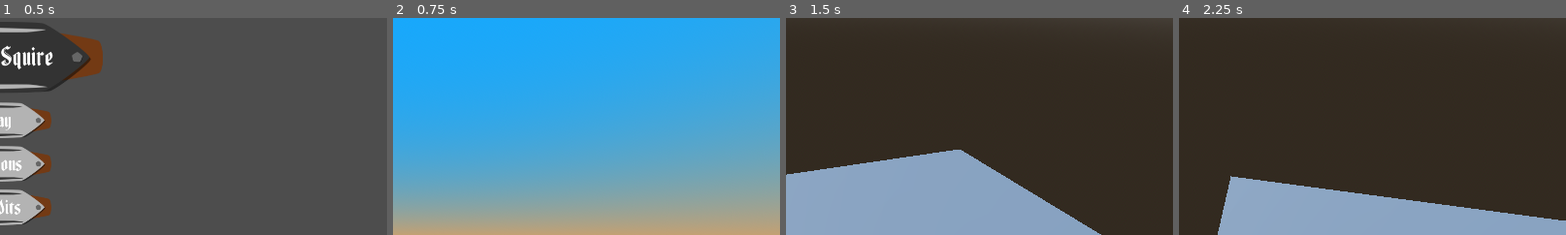
Above: before the commit, frames 1-4 (left to right).
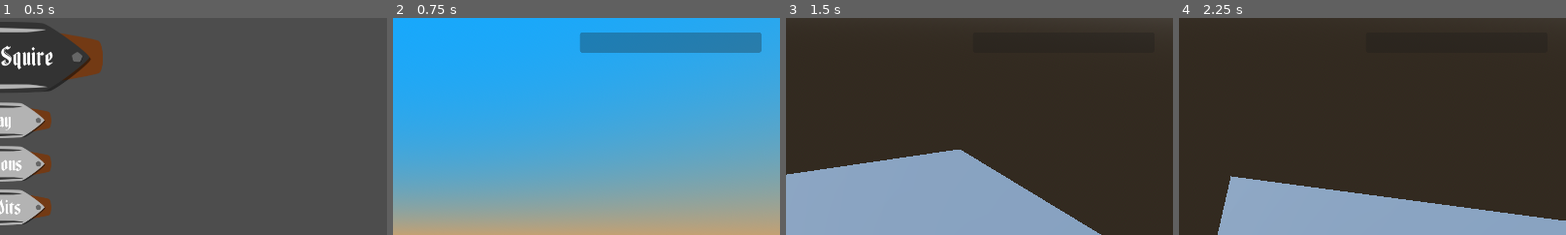
Above: after the commit, the same moments.

Repository: CodeyWinslow/brackeys_2025_1
Game: Godot game, scene res://scenes/GUI/main_menu.tscn
The game is run twice, just before and just after one commit, with the same random seed, the same clock (stepped at 60 frames per second) and the same inputs.
Inputs (mouse positions are % of the whole screen's width and height, from its top left):
- Up to frame 1 (0.5 s): no input
- Up to frame 2 (0.75 s): click "Play" at 0.5 s
- Up to frame 3 (1.5 s): tap Enter at 1.25 s; move the mouse to (55, 50) at 1.27 s; press the mouse at (55, 50) at 1.28 s; hold Up from 1.28 s (still down)
- Up to frame 4 (2.25 s): keep holding Up; tap Space at 2 s; move the mouse to (45, 50) at 2.02 s; release the mouse at (45, 50) at 2.03 s; tap Tab at 2.1 s
The pictures show only the part of the screen within x 50-100%, y 0-50%; the shares and areas given below are measured in that part.

Frame 1 is identical in both runs. In frame 2, 4.4% of the frame differs, in the area x 48-96%, y 6-17%; in frame 3, less than 0.1%; in frame 4, less than 0.1%.

Commit message:
Add HUD, placeholder crosshair, and chaos system debug command

Diff:
--- /dev/null
+++ b/godot/brackeyssnipergame/prefabs/director.tscn
@@ -0,0 +1,30 @@
+[gd_scene load_steps=7 format=3 uid="uid://dnbwy5ot20x5l"]
+
+[ext_resource type="Script" path="res://scripts/gameplay/gameplay_director.gd" id="1_nyypg"]
+[ext_resource type="PackedScene" uid="uid://c8ak1ey0sgq60" path="res://prefabs/player.tscn" id="2_qjdkg"]
+[ext_resource type="Script" path="res://scripts/gameplay/incident_system.gd" id="3_a8aa7"]
+[ext_resource type="Script" path="res://scripts/gameplay/chaos_system.gd" id="4_cyk3e"]
+[ext_resource type="Script" path="res://scripts/resources/res_chaos_config.gd" id="5_fy21w"]
+
+[sub_resource type="Resource" id="Resource_dt1ow"]
+script = ExtResource("5_fy21w")
+initial_chaos = 0
+chaos_threshold = 100
+decay_amount = 1
+decay_time = 1.0
+
+[node name="Director" type="Node" node_paths=PackedStringArray("chaos_system", "incident_system")]
+script = ExtResource("1_nyypg")
+player_prefab = ExtResource("2_qjdkg")
+chaos_system = NodePath("ChaosSystem")
+incident_system = NodePath("IncidentSystem")
+
+[node name="IncidentSystem" type="Node" parent="." node_paths=PackedStringArray("chaos_system")]
+script = ExtResource("3_a8aa7")
+chaos_system = NodePath("")
+
+[node name="ChaosSystem" type="Node" parent="."]
+script = ExtResource("4_cyk3e")
+config = SubResource("Resource_dt1ow")
+
+[node name="AISystem" type="Node" parent="."]
--- a/godot/brackeyssnipergame/scenes/stages/wedding_stage.tscn
+++ b/godot/brackeyssnipergame/scenes/stages/wedding_stage.tscn
@@ -1,20 +1,11 @@
-[gd_scene load_steps=11 format=3 uid="uid://bxi3joe7riqat"]
+[gd_scene load_steps=8 format=3 uid="uid://bxi3joe7riqat"]
 
-[ext_resource type="PackedScene" uid="uid://c8ak1ey0sgq60" path="res://prefabs/player.tscn" id="1_cebmv"]
-[ext_resource type="Script" path="res://scripts/gameplay/gameplay_director.gd" id="2_vvwnj"]
-[ext_resource type="Script" path="res://scripts/gameplay/incident_system.gd" id="3_hpjq5"]
-[ext_resource type="Script" path="res://scripts/gameplay/chaos_system.gd" id="3_j7k0g"]
-[ext_resource type="Script" path="res://scripts/resources/res_chaos_config.gd" id="4_6cog3"]
+[ext_resource type="PackedScene" uid="uid://dnbwy5ot20x5l" path="res://prefabs/director.tscn" id="1_uvbfl"]
+[ext_resource type="Script" path="res://scripts/GUI/hud.gd" id="2_skfys"]
+[ext_resource type="Texture2D" uid="uid://b8m44jalstqwr" path="res://assets/textures/crosshair.png" id="3_lj7vg"]
 
 [sub_resource type="StandardMaterial3D" id="StandardMaterial3D_hoyb3"]
 albedo_color = Color(0.295867, 0.295866, 0.295866, 1)
-
-[sub_resource type="Resource" id="Resource_pv35o"]
-script = ExtResource("4_6cog3")
-initial_chaos = 0
-chaos_threshold = 100
-decay_amount = 1
-decay_time = 1.0
 
 [sub_resource type="ProceduralSkyMaterial" id="ProceduralSkyMaterial_00btf"]
 sky_top_color = Color(0.0859256, 0.659093, 1, 1)
@@ -29,14 +20,14 @@
 
 [node name="WeddingStage" type="Node3D"]
 
-[node name="Geo" type="Node3D" parent="."]
+[node name="StaticGeo" type="Node3D" parent="."]
 
-[node name="CSGBox3D" type="CSGBox3D" parent="Geo"]
+[node name="CSGBox3D" type="CSGBox3D" parent="StaticGeo"]
 transform = Transform3D(1, 0, 0, 0, 1, 0, 0, 0, 1, 0, -0.249512, 0)
 use_collision = true
 size = Vector3(7.93555, 0.500977, 6.92871)
 
-[node name="CSGBox3D2" type="CSGBox3D" parent="Geo"]
+[node name="CSGBox3D2" type="CSGBox3D" parent="StaticGeo"]
 transform = Transform3D(1, 0, 0, 0, 1, 0, 0, 0, 1, -3.67669, 1.72684, 3.20924)
 use_collision = true
 size = Vector3(0.568359, 3.46631, 0.494141)
@@ -47,26 +38,61 @@
 [node name="DirectionalLight3D" type="DirectionalLight3D" parent="Lighting"]
 transform = Transform3D(-0.840292, 0.440026, -0.31668, 2.53848e-08, 0.584136, 0.811656, 0.542133, 0.682028, -0.490845, 1.2111, 3.89935, -8.40177)
 
+[node name="WorldEnvironment" type="WorldEnvironment" parent="Lighting"]
+environment = SubResource("Environment_scjjs")
+
+[node name="SmartObjects" type="Node3D" parent="."]
+
 [node name="PlayerAnchors" type="Node3D" parent="."]
 
 [node name="PlayerAnchor1" type="Node3D" parent="PlayerAnchors"]
 transform = Transform3D(0.662803, 0, -0.748794, 0, 1, 0, 0.748794, 0, 0.662803, -3.68723, 4.03623, 3.20487)
 
-[node name="Director" type="Node" parent="." node_paths=PackedStringArray("player_anchors", "chaos_system", "incident_system")]
-script = ExtResource("2_vvwnj")
-player_prefab = ExtResource("1_cebmv")
+[node name="Director" parent="." node_paths=PackedStringArray("player_anchors") instance=ExtResource("1_uvbfl")]
 player_anchors = [NodePath("../PlayerAnchors/PlayerAnchor1")]
-chaos_system = NodePath("ChaosSystem")
-incident_system = NodePath("IncidentSystem")
 
-[node name="IncidentSystem" type="Node" parent="Director"]
-script = ExtResource("3_hpjq5")
+[node name="HUD" type="Control" parent="." node_paths=PackedStringArray("chaos_meter", "test_string")]
+layout_mode = 3
+anchors_preset = 15
+anchor_right = 1.0
+anchor_bottom = 1.0
+grow_horizontal = 2
+grow_vertical = 2
+mouse_filter = 2
+script = ExtResource("2_skfys")
+chaos_meter = NodePath("ProgressBar")
+test_string = NodePath("")
 
-[node name="ChaosSystem" type="Node" parent="Director"]
-script = ExtResource("3_j7k0g")
-config = SubResource("Resource_pv35o")
+[node name="ProgressBar" type="ProgressBar" parent="HUD"]
+custom_minimum_size = Vector2(450, 50)
+layout_mode = 1
+anchors_preset = 1
+anchor_left = 1.0
+anchor_right = 1.0
+offset_left = -296.0
+offset_top = 36.0
+offset_right = -46.0
+offset_bottom = 86.0
+grow_horizontal = 0
+mouse_filter = 2
+show_percentage = false
 
-[node name="AISystem" type="Node" parent="Director"]
+[node name="Scope" type="Control" parent="HUD"]
+visible = false
+layout_mode = 1
+anchors_preset = 15
+anchor_right = 1.0
+anchor_bottom = 1.0
+grow_horizontal = 2
+grow_vertical = 2
+mouse_filter = 2
 
-[node name="WorldEnvironment" type="WorldEnvironment" parent="."]
-environment = SubResource("Environment_scjjs")
+[node name="TextureRect" type="TextureRect" parent="HUD/Scope"]
+layout_mode = 1
+anchors_preset = 15
+anchor_right = 1.0
+anchor_bottom = 1.0
+grow_horizontal = 2
+grow_vertical = 2
+texture = ExtResource("3_lj7vg")
+stretch_mode = 5
--- /dev/null
+++ b/godot/brackeyssnipergame/scripts/GUI/hud.gd
@@ -0,0 +1,27 @@
+extends Node
+class_name HUD
+
+@export var chaos_meter : ProgressBar
+@export var test_string : Label
+
+var chaos_system : ChaosSystem
+var player : Node3D
+
+func _ready():
+	chaos_system = GameManager.game_director.chaos_system
+	player = GameManager.game_director.get_player()
+	_register_signals()
+	_init_state()
+
+func _register_signals():
+	chaos_system.chaos_changed.connect(_sig_chaos_changed)
+
+func _init_state():
+	_set_chaos(chaos_system.get_chaos_amount())
+
+func _set_chaos(amount : int):
+	var progress = amount*1.0 / chaos_system.get_chaos_threshold()
+	chaos_meter.value = chaos_meter.max_value * progress
+
+func _sig_chaos_changed(new_amount : int):
+	_set_chaos(new_amount)
--- a/godot/brackeyssnipergame/scripts/gameplay/chaos_system.gd
+++ b/godot/brackeyssnipergame/scripts/gameplay/chaos_system.gd
@@ -15,6 +15,12 @@
 
 	assert(config != null)
 	chaos_value = config.initial_chaos
+
+func _enter_tree():
+	_register_commands()
+
+func _exit_tree():
+	_unregister_commands()
 
 func _process(delta):
 	_process_decay(delta)
@@ -34,8 +40,11 @@
 	if prev_chaos != chaos_value:
 		chaos_changed.emit(chaos_value)
 
-func get_chaos_amount() -> float:
+func get_chaos_amount() -> int:
 	return chaos_value
+
+func get_chaos_threshold() -> int:
+	return config.chaos_threshold
 
 func add_chaos(amount : float):
 	var prev_value = chaos_value
@@ -45,3 +54,15 @@
 		chaos_changed.emit(chaos_value)
 		if chaos_value >= config.chaos_threshold:
 			chaos_threshold_reached.emit()
+		decay_delta = 0
+
+# Commands
+
+func _register_commands():
+	Console.add_command('game.chaos.setmax', _cmd_max_chaos)
+
+func _unregister_commands():
+	Console.remove_command('game.chaos.setmax')
+
+func _cmd_max_chaos():
+	add_chaos(get_chaos_threshold() - get_chaos_amount())
--- a/godot/brackeyssnipergame/scripts/gameplay/gameplay_director.gd
+++ b/godot/brackeyssnipergame/scripts/gameplay/gameplay_director.gd
@@ -6,6 +6,8 @@
 
 @export var chaos_system : ChaosSystem
 @export var incident_system : IncidentSystem
+
+var player : Node3D
 
 func _ready():
 	_validate_properties()
@@ -24,10 +26,13 @@
 
 func _spawn_player():
 	var position = player_anchors[0]
-	var player_instance = player_prefab.instantiate()
-	add_child(player_instance)
-	if player_instance is Node3D:
-		var player3D : Node3D = player_instance as Node3D
+	player = player_prefab.instantiate() as Node3D
+	if player != null:
+		add_child(player)
+		var player3D : Node3D = player as Node3D
 		player3D.global_position = position.global_position
 	else:
-		Logger.print_error('player prefab is not a Node3D')
+		Logger.print_error('player prefab failed to instantiate (is it a Node3D?)')
+
+func get_player():
+	return player
--- a/godot/brackeyssnipergame/scripts/gameplay/incident_system.gd
+++ b/godot/brackeyssnipergame/scripts/gameplay/incident_system.gd
@@ -4,5 +4,9 @@
 class Incident:
 	var definition : IncidentDefinition
 
+@export var chaos_system : ChaosSystem
+#@export var ai_system : AISystem
+
 func raise_incident(incident : Incident):
 	Logger.print("recieved incident: " + incident.definition.name)
+	chaos_system.add_chaos(incident.definition.chaos_amount)
Binary file added: godot/brackeyssnipergame/assets/textures/crosshair.png
Not shown, added: godot/brackeyssnipergame/assets/textures/crosshair.png.import
Binary file added: godot/brackeyssnipergame/scripts/GUI/crosshair.png
Not shown, added: godot/brackeyssnipergame/scripts/GUI/crosshair.png.import
Not shown, added: art_source/textures/ui/crosshair.png
